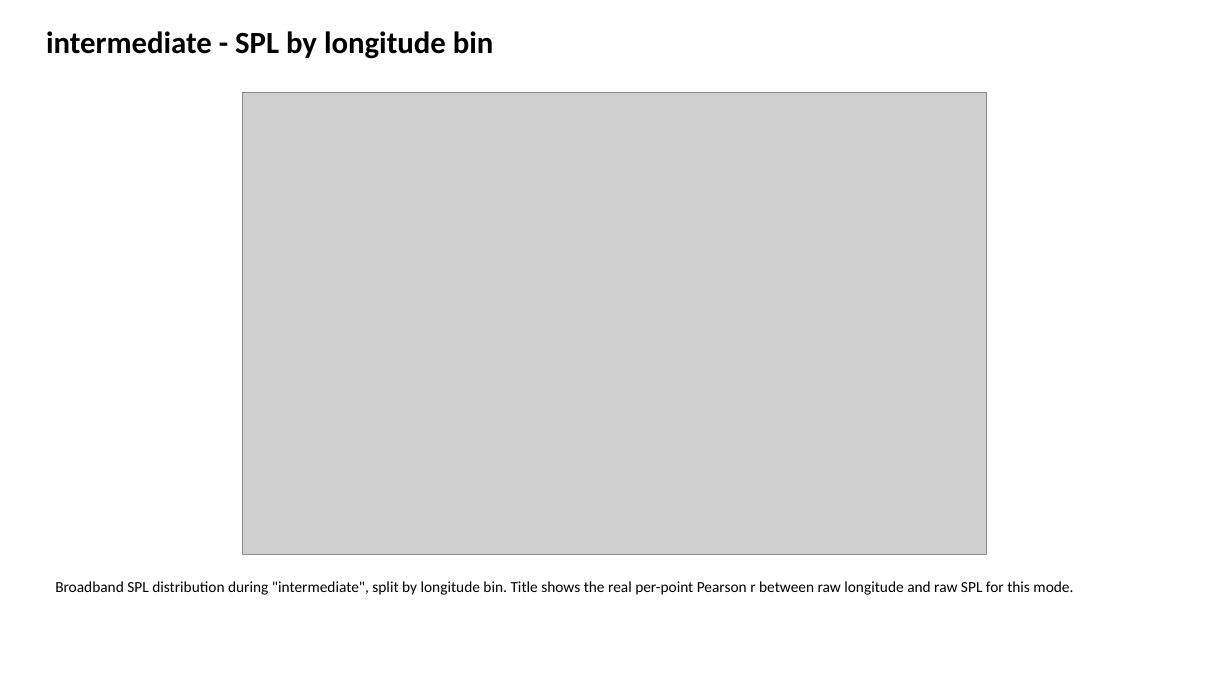
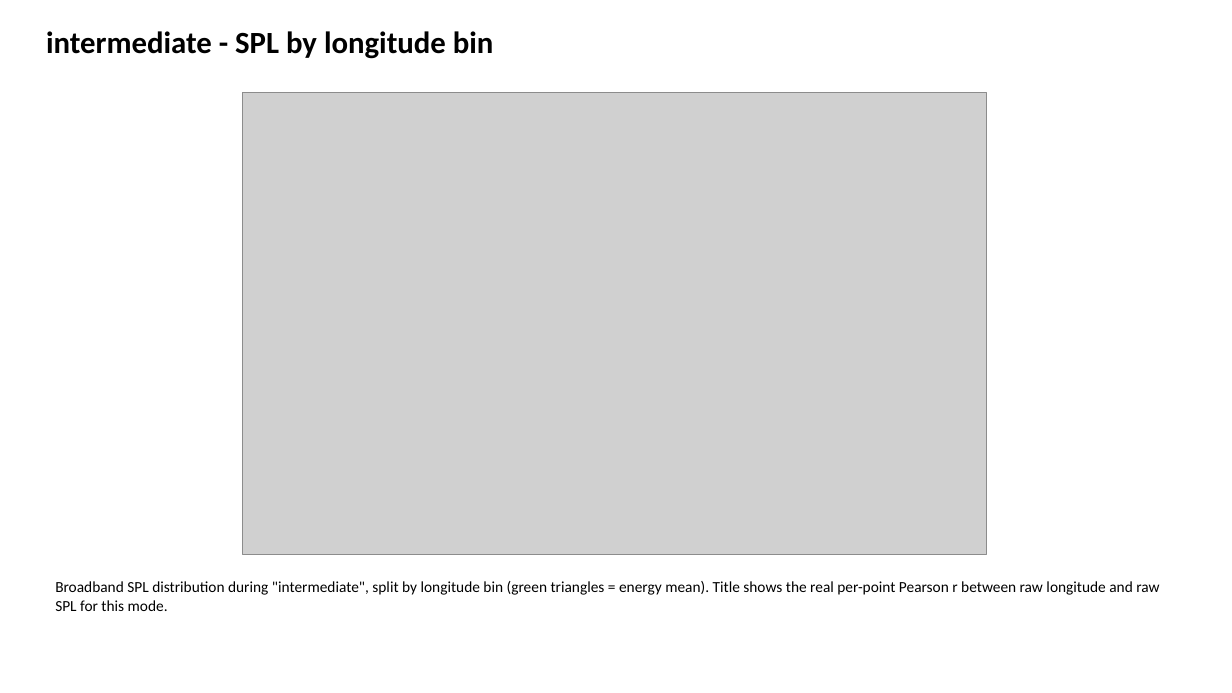
Before and after one commit to NMFS-PAM-Glider/hackathon-shared-repo, a slide deck: slide 86 of noise-fx-calc/noise_analysis_outputs/sg607/sg607_pam_noise_summary.pptx. Drawn at 1232x693 pixels with LibreOffice and Linux fonts; fonts in the diff are those of the drawing; grey boxes stand for pictures. Boxes give left, top, right and bottom in pixels: in the first picture for what was removed or moved away, otherwise in the second. Text is boxed around its words. In the diff, an @@ line names an element or a change of style, - is before the commit and + after.

```diff
--- a/noise-fx-calc/noise_analysis_outputs/sg607/sg607_pam_noise_summary.pptx
+++ b/noise-fx-calc/noise_analysis_outputs/sg607/sg607_pam_noise_summary.pptx
@@ text at box(55, 581, 1159, 611): text changed @@
-Broadband SPL distribution during "intermediate", split by longitude bin. Title shows the real per-point Pearson r between raw longitude and raw SPL for this mode.
+Broadband SPL distribution during "intermediate", split by longitude bin (green triangles = energy mean). Title shows the real per-point Pearson r between raw longitude and raw SPL for this mode.
```
Also in this commit, not shown: 129 other slides changed, 4 other files.
